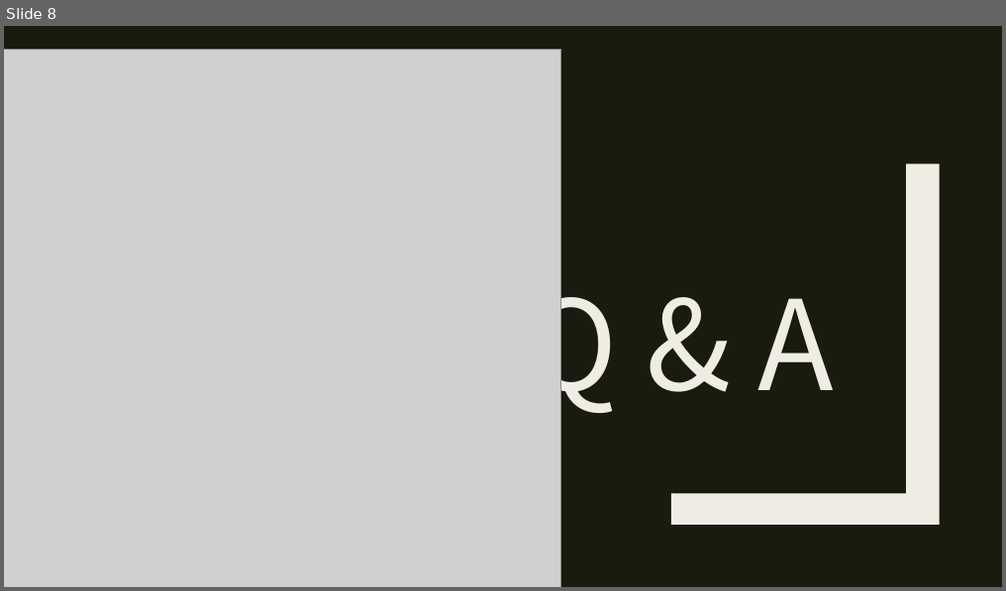
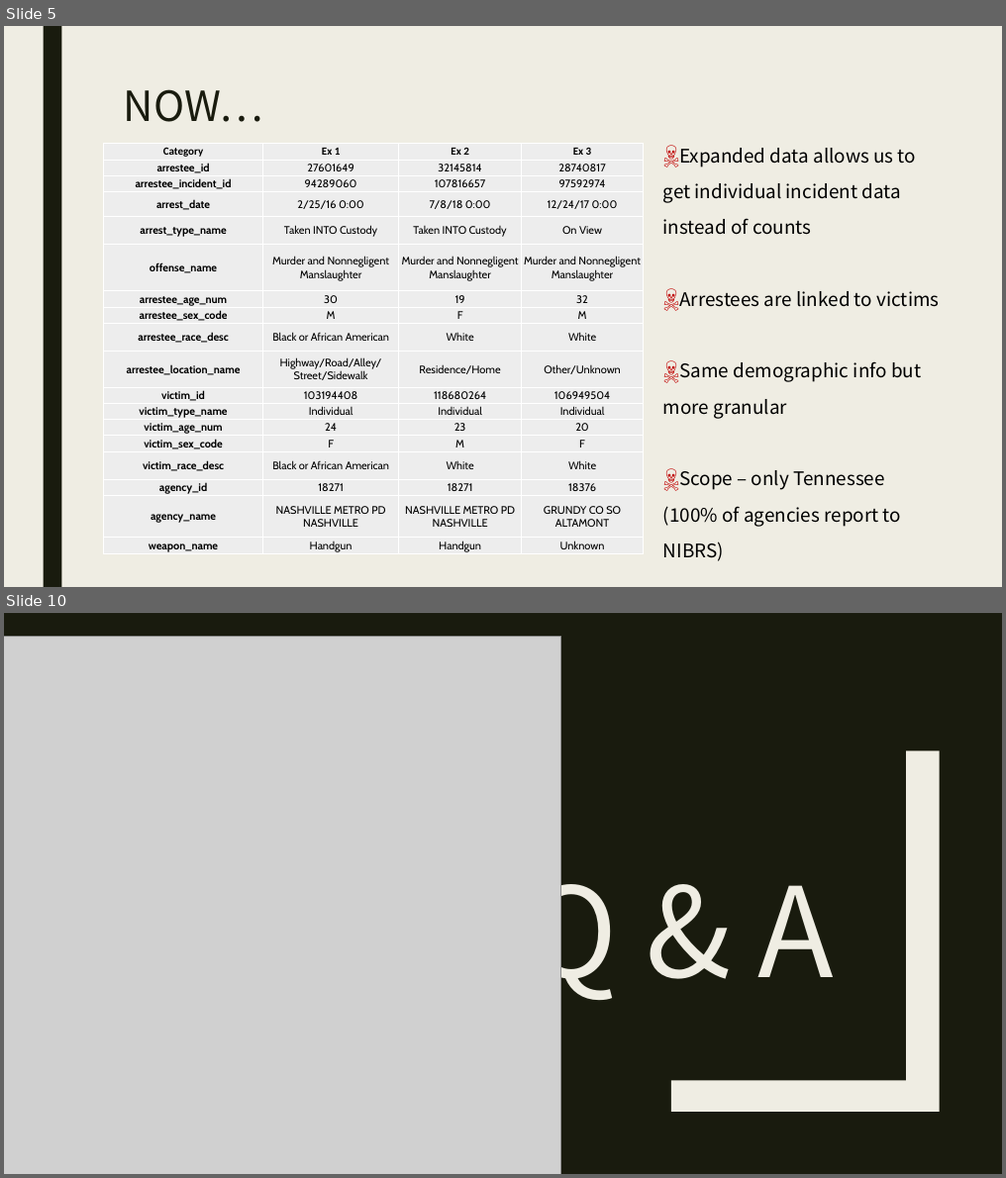
Before and after one commit to karenemcgee/HomicideMachineLearning, a slide deck: Homicide_Machine_Learning.pptx. Shown one above the other, each under a label of ours: slide 8 before the commit, slides 5 and 10 after it; the slides between them are not shown. The pictures are 1006x591 and 1006x1178 pixels, drawn with LibreOffice and Linux fonts; fonts in the diff are those of the drawing; grey boxes stand for pictures. Boxes give left, top, right and bottom in pixels: in the first picture for what was removed or moved away, otherwise in the second. Text is boxed around its words. In the diff, an @@ line names an element or a change of style, - is before the commit and + after.

```diff
--- a/Homicide_Machine_Learning.pptx
+++ b/Homicide_Machine_Learning.pptx
@@ slide 5 added at bbox=[4, 26, 1002, 587], background #EFEDE3 @@
@@ rectangle added at bbox=[43, 26, 61, 587], fill #191B0E @@
@@ title added at bbox=[124, 89, 263, 122], 40 pt, text #191B0E @@
+NOW…
@@ table added at bbox=[104, 143, 643, 557], 18 rows, 4 columns @@
+Category | Ex 1 | Ex 2 | Ex 3
+arrestee_id | 27601649 | 32145814 | 28740817
+arrestee_incident_id | 94289060 | 107816657 | 97592974
+arrest_date | 2/25/16 0:00 | 7/8/18 0:00 | 12/24/17 0:00
+arrest_type_name | Taken INTO Custody | Taken INTO Custody | On View
+offense_name | Murder and Nonnegligent Manslaughter | Murder and Nonnegligent Manslaughter | Murder and Nonnegligent Manslaughter
+arrestee_age_num | 30 | 19 | 32
+arrestee_sex_code | M | F | M
+arrestee_race_desc | Black or African American | White | White
+arrestee_location_name | Highway/Road/Alley/Street/Sidewalk | Residence/Home | Other/Unknown
+victim_id | 103194408 | 118680264 | 106949504
+victim_type_name | Individual | Individual | Individual
+victim_age_num | 24 | 23 | 20
+victim_sex_code | F | M | F
+victim_race_desc | Black or African American | White | White
+agency_id | 18271 | 18271 | 18376
+agency_name | NASHVILLE METRO PD NASHVILLE | NASHVILLE METRO PD NASHVILLE | GRUNDY CO SO ALTAMONT
+weapon_name | Handgun | Handgun | Unknown
@@ text added at bbox=[663, 148, 939, 562], 18 pt, text #000000 @@
+☠ Expanded data allows us to get individual incident data instead of counts
+☠ Arrestees are linked to victims
+☠ Same demographic info but more granular
+☠ Scope – only Tennessee (100% of agencies report to NIBRS)
@@ what was slide 8 is now slide 10 @@
```
Also in this commit, not shown: 2 slides changed, 5 other slides added, 4 slides removed.
